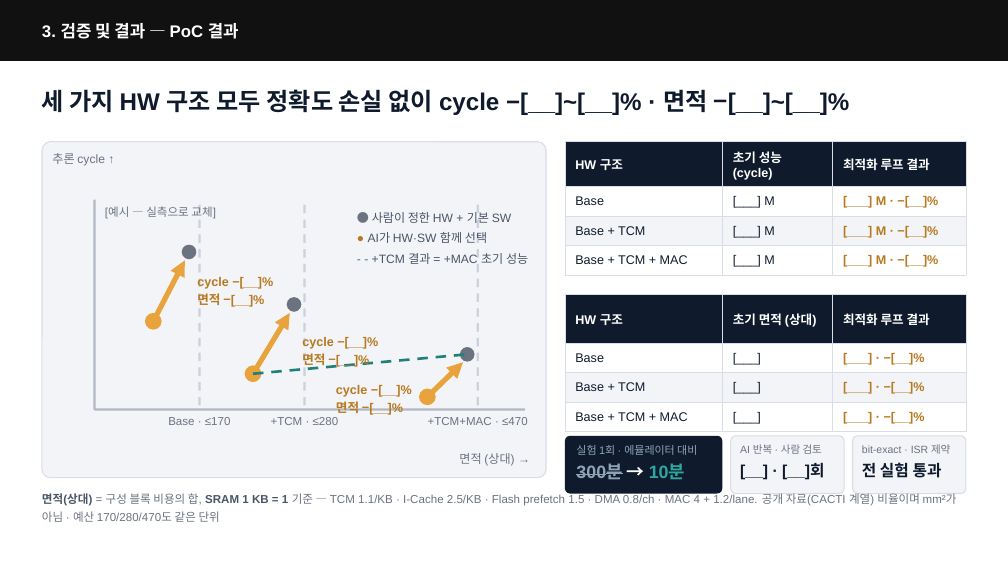
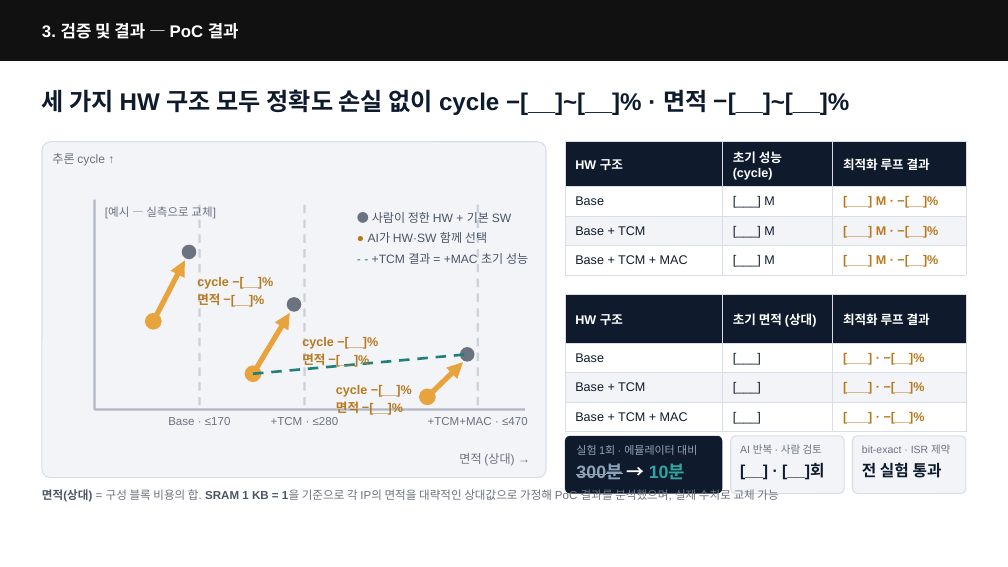
Before and after one commit to tdjung/co_opt_example, a slide deck: slide 10 of docs/presentation/deck_basic_fonts.pptx. Drawn at 1008x567 pixels with LibreOffice and Linux fonts; fonts in the diff are those of the drawing. Boxes give left, top, right and bottom in pixels: in the first picture for what was removed or moved away, otherwise in the second. Text is boxed around its words. In the diff, an @@ line names an element or a change of style, - is before the commit and + after.

```diff
--- a/docs/presentation/deck_basic_fonts.pptx
+++ b/docs/presentation/deck_basic_fonts.pptx
@@ text at [42,487,778,503]: text changed @@
-면적(상대) = 구성 블록 비용의 합, SRAM 1 KB = 1 기준 — TCM 1.1/KB · I-Cache 2.5/KB · Flash prefetch 1.5 · DMA 0.8/ch · MAC 4 + 1.2/lane. 공개 자료(CACTI 계열) 비율이며 mm²가 아님 · 예산 170/280/470도 같은 단위
+면적(상대) = 구성 블록 비용의 합. SRAM 1 KB = 1을 기준으로 각 IP의 면적을 대략적인 상대값으로 가정해 PoC 결과를 분석했으며, 실제 수치로 교체 가능
```
Also in this commit, not shown: 5 other files.
